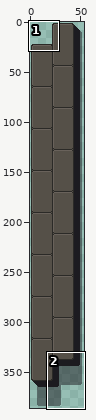
One commit to this sprite sheet: art/vertical_wall.png. Above, an overview of the earlier version with the close-up marked.
Close-up. First the earlier version:
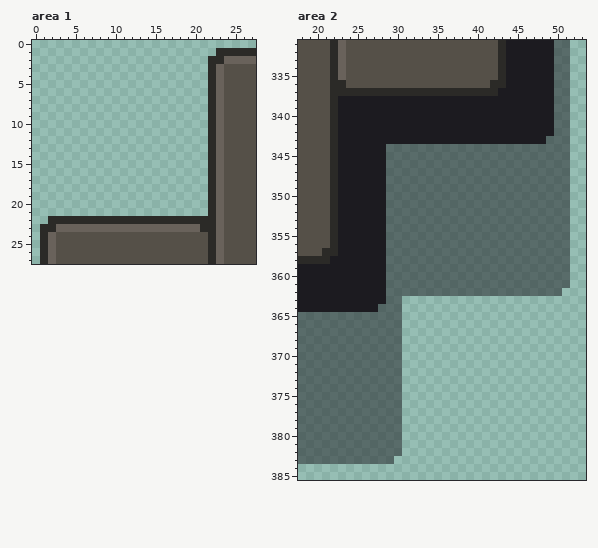
The file is 54x386 pixels. Shown: area 1: x 0..27, y 0..27; area 2: x 18..53, y 331..385.
The same view after the edit:
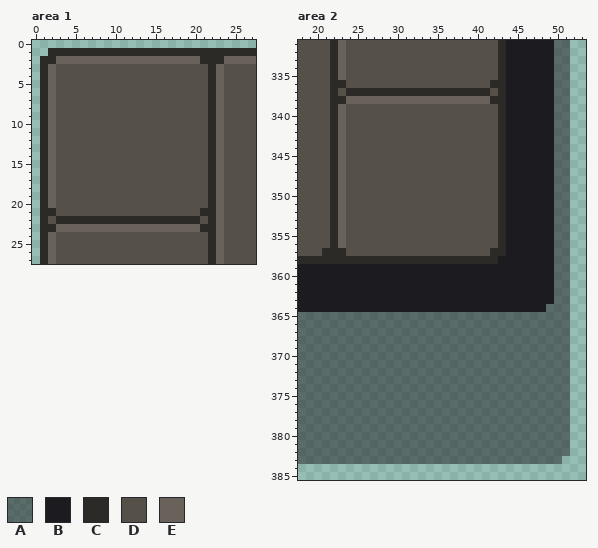
Palette (. is transparent): A #1c1b2080  B #1c1b20  C #2b2a27  D #555048  E #69625b
What changed:
Area 1:
y 1: x 2..22 ..................... -> CCCCCCCCCCCCCCCCCCCCC
y 2: x 1..21 ..................... -> CCEEEEEEEEEEEEEEEEEEC
y 3..20: x 1..21 ..................... -> CEDDDDDDDDDDDDDDDDDDD
y 21: x 1..21 ..................... -> CCDDDDDDDDDDDDDDDDDDC
y 22: x 1..2 .C -> CD; x 21 C -> D
Area 2:
y 337: x 23 C -> D; x 42..43 CB -> DC
y 338: x 23..43 BBBBBBBBBBBBBBBBBBBBB -> CEEEEEEEEEEEEEEEEEECC
y 339..342: x 23..43 BBBBBBBBBBBBBBBBBBBBB -> EDDDDDDDDDDDDDDDDDDDC
y 343: x 23..43 BBBBBBBBBBBBBBBBBBBBB -> EDDDDDDDDDDDDDDDDDDDC; x 49 A -> B
y 344..356: x 23..49 BBBBBBAAAAAAAAAAAAAAAAAAAAA -> EDDDDDDDDDDDDDDDDDDDCBBBBBB
y 357: x 23..49 BBBBBBAAAAAAAAAAAAAAAAAAAAA -> CDDDDDDDDDDDDDDDDDDCCBBBBBB
y 358: x 22..49 BBBBBBBAAAAAAAAAAAAAAAAAAAAA -> CCCCCCCCCCCCCCCCCCCCCBBBBBBB
y 359..361: x 29..49 AAAAAAAAAAAAAAAAAAAAA -> BBBBBBBBBBBBBBBBBBBBB
y 362: x 29..49 AAAAAAAAAAAAAAAAAAAAA -> BBBBBBBBBBBBBBBBBBBBB; x 51 . -> A
y 363: x 29..51 AA..................... -> BBBBBBBBBBBBBBBBBBBBBAA
y 364: x 28..51 AAA..................... -> BBBBBBBBBBBBBBBBBBBBBAAA
y 365..382: x 31..51 ..................... -> AAAAAAAAAAAAAAAAAAAAA
y 383: x 30..50 ..................... -> AAAAAAAAAAAAAAAAAAAAA
Pixel boxes of the changes (left, top, right, bottom) in both close-ups:
changed: (40, 48, 216, 224)
changed: (330, 88, 570, 464)
